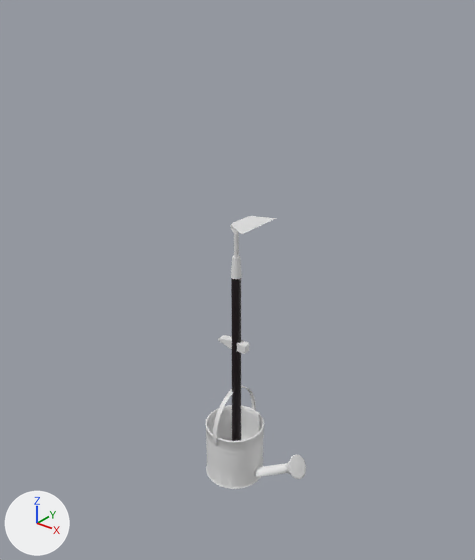
An edit to the Blender file Content/Meshes/Tools/Tools.blend, drawn before and after from the same camera.
Rendered twice from a camera (50 mm lens) standing at (2.16, -2.69, 2.46) and looking at (-0.04, 0.07, 0.75). Arrows for +X, +Y and +Z are at lower left; the lights stay in place.

Objects in the first picture: 'Hoe', 'uploads_files_3421452_watering_can_high_poly'.
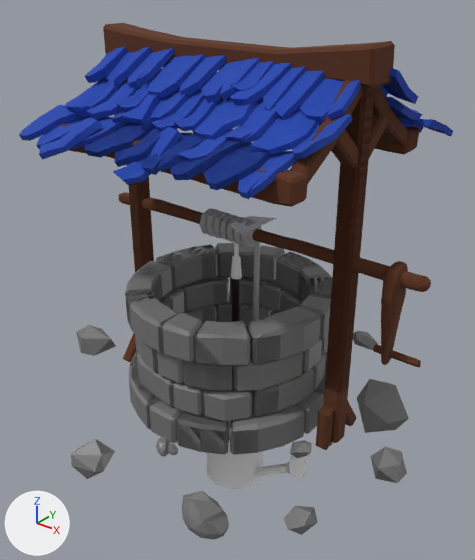
The change, as a diff of the scene's bpy script:
```diff
--- a/Content/Meshes/Tools/Tools.blend.py
+++ b/Content/Meshes/Tools/Tools.blend.py
@@ mat_roofmaterial @@
+mat_roofmaterial = principled_material('RoofMaterial')
+mat_roofmaterial.base_color = (0.0165, 0.0635, 0.435)  # blue #2347b0
+mat_roofmaterial.roughness = 1.0
@@ mat_ropematerial @@
+mat_ropematerial = principled_material('RopeMaterial')
+mat_ropematerial.base_color = (0.376, 0.376, 0.376)  # grey #a5a5a5
+mat_ropematerial.roughness = 1.0
@@ mat_stonematerial @@
+mat_stonematerial = principled_material('StoneMaterial')
+mat_stonematerial.base_color = (0.18, 0.18, 0.18)  # grey #767676
+mat_stonematerial.roughness = 0.4
@@ mat_woodmaterial_001 @@
+mat_woodmaterial_001 = principled_material('WoodMaterial.001')
+mat_woodmaterial_001.base_color = (0.112, 0.0333, 0.012)  # brown #5e331d
+mat_woodmaterial_001.roughness = 1.0
@@ me_plane_001 @@
+me_plane_001.from_pydata(...)  # 7693 vertices, 14594 faces; spans x -21.5..21.3, y -13.7..9.0, z -6.5..22.9
+# faces by material slot: [3504, 5694, 2296, 3100]
+me_plane_001.materials.append(mat_roofmaterial)  # blue #2347b0
+me_plane_001.materials.append(mat_stonematerial)  # grey #767676
+me_plane_001.materials.append(mat_ropematerial)  # grey #a5a5a5
+me_plane_001.materials.append(mat_woodmaterial_001)  # brown #5e331d
@@ ob_well @@
+ob_well = bpy.data.objects.new('Well', me_plane_001)
+ob_well.location = (0.0, 0.0, 0.0)
+ob_well.rotation_euler = (-0.426, 0.128, 3.084)  # degrees (-24, 7.3, 177)
+ob_well.scale = (0.0593, 0.11, 0.0906)
```

Changed parts and their boxes [x1, y1, x2, y2] in the pictures (475 x 560 px):
'Well', added: after [19, 23, 453, 540]
    faces in mat_stonematerial (grey #767676): [71, 218, 409, 540]
    faces in mat_roofmaterial (blue #2347b0): [19, 47, 453, 199]
    faces in mat_woodmaterial_001 (brown #5e331d): [59, 23, 431, 450]
    faces in mat_ropematerial (grey #a5a5a5): [199, 208, 262, 321]
